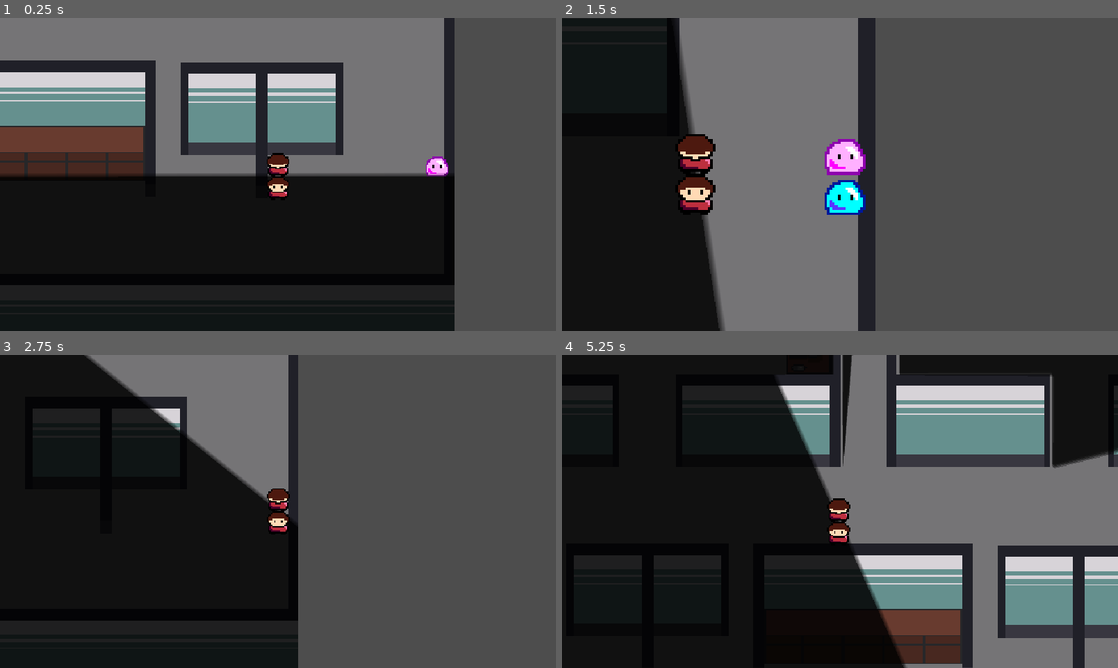
Above: before the commit, frames 1-4 (two rows, left to right).
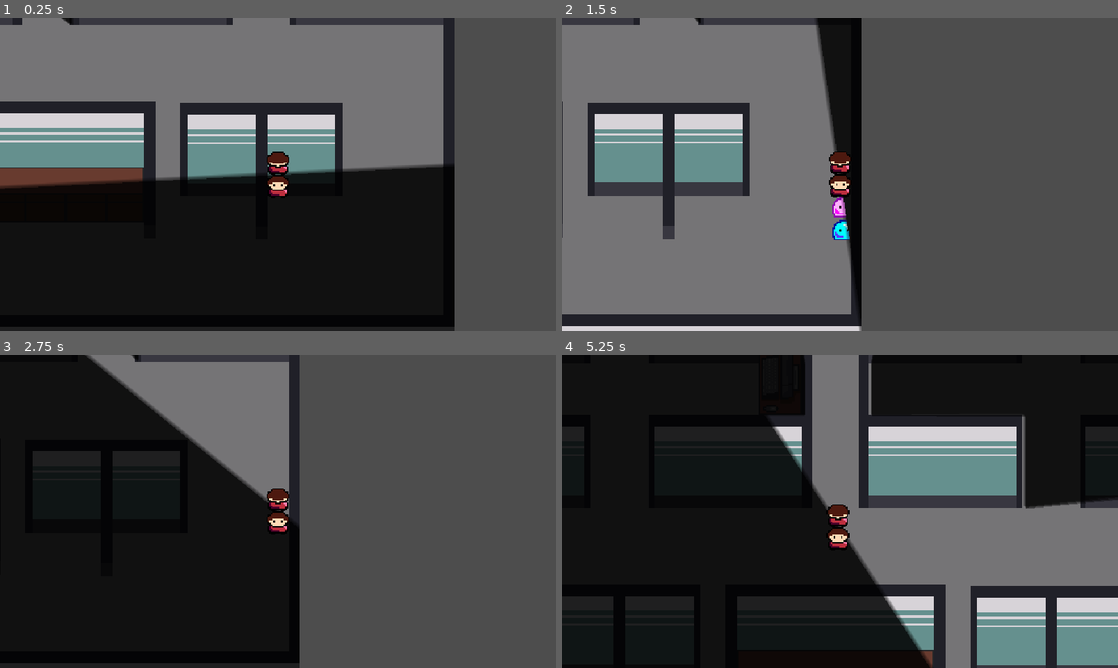
Above: after the commit, the same moments.

Repository: ygda-org/brackeys-26.2
Game: Godot game, scene res://main/main.tscn
Two runs of this game, one before a commit and one after it. Both use one fixed random seed, a clock stepped at 60 frames per second and the inputs below. Sound files missing from this copy of the repository are replaced by a short silence.
Inputs (mouse positions are in pixels of both pictures, inside the frame that each line leads up to):
- Up to frame 1 (0.25 s): no input
- Up to frame 2 (1.5 s): move the mouse to (962, 158) at 0.52 s; hold D (right) 0.53-1.28 s; click (962, 158) at 0.6 s; move the mouse to (728, 190) at 1.27 s; hold S (down) from 1.28 s (still down); click (728, 190) at 1.35 s
- Up to frame 3 (2.75 s): move the mouse to (333, 442) at 2.02 s; release S (down) at 2.03 s; hold D (right) from 2.03 s (still down); click (333, 442) at 2.1 s
- Up to frame 4 (5.25 s): move the mouse to (812, 574) at 2.77 s; release D (right) at 2.78 s; hold W (up) 2.78-3.53 s; click (812, 574) at 2.85 s; move the mouse to (1006, 558) at 3.52 s; hold A (left) 3.53-5.03 s; click (1006, 558) at 3.6 s; move the mouse to (673, 464) at 4.27 s; click (673, 464) at 4.35 s; move the mouse to (867, 511) at 5.02 s; hold S (down) from 5.03 s (still down); click (867, 511) at 5.1 s

The runs differ from the first frame. In frame 1, 22% of the frame differs, in the area x 0-82%, y 0-95%; in frame 2, 35%; in frame 3, 1.7%; in frame 4, 35%, in the area x 0-100%, y 0-100%.

Commit message:
main menu, i messed up the ygda intro but i must sleep

Diff:
--- a/globals/sfx_manager/sfx_player.gd
+++ b/globals/sfx_manager/sfx_player.gd
@@ -23,6 +23,8 @@
 ## List of all sounds. Add a new id here when you add a new sound.
 enum Id {
 	BUTTON_CLICK,
+	BUTTON_HOVER,
+	YGDA_STING,
 }
 
 ## [code]TRUE[/code]: Print debug messages [br]
--- a/globals/sfx_manager/sfx_player.tscn
+++ b/globals/sfx_manager/sfx_player.tscn
@@ -3,16 +3,33 @@
 [ext_resource type="Script" uid="uid://cqwnexy7ffl0g" path="res://globals/sfx_manager/sfx_player.gd" id="1_d6bbf"]
 [ext_resource type="Script" uid="uid://brt0dygmwve00" path="res://globals/sfx_manager/sfx_settings.gd" id="2_xmiic"]
 [ext_resource type="AudioStream" uid="uid://345kk1rag2l5" path="res://assets/sfx/button_click.mp3" id="3_4xqb4"]
+[ext_resource type="AudioStream" uid="uid://c750oubw2vrjf" path="res://assets/sfx/button_hover.wav" id="4_4xqb4"]
+[ext_resource type="AudioStream" uid="uid://cpk800notmles" path="res://assets/sfx/ygda_sting.wav" id="5_o2cuk"]
 
 [sub_resource type="Resource" id="Resource_d6bbf"]
 script = ExtResource("2_xmiic")
-bus = "Master"
+bus = "SFX"
 stream = ExtResource("3_4xqb4")
+metadata/_custom_type_script = "uid://brt0dygmwve00"
+
+[sub_resource type="Resource" id="Resource_o2cuk"]
+script = ExtResource("2_xmiic")
+bus = "SFX"
+stream = ExtResource("4_4xqb4")
+min_delay = 0.05
+metadata/_custom_type_script = "uid://brt0dygmwve00"
+
+[sub_resource type="Resource" id="Resource_aso10"]
+script = ExtResource("2_xmiic")
+bus = "SFX"
+stream = ExtResource("5_o2cuk")
 metadata/_custom_type_script = "uid://brt0dygmwve00"
 
 [node name="SfxPlayer" type="Node" unique_id=1859485083]
 process_mode = 3
 script = ExtResource("1_d6bbf")
 id_to_setting = Dictionary[int, ExtResource("2_xmiic")]({
-0: SubResource("Resource_d6bbf")
+0: SubResource("Resource_d6bbf"),
+1: SubResource("Resource_o2cuk"),
+2: SubResource("Resource_aso10")
 })
--- a/player/player.tscn
+++ b/player/player.tscn
@@ -11,7 +11,8 @@
 point_count = 2
 
 [sub_resource type="CapsuleShape2D" id="CapsuleShape2D_rkbax"]
-radius = 7.0
+radius = 0.5
+height = 1.0
 
 [sub_resource type="CanvasItemMaterial" id="CanvasItemMaterial_rkbax"]
 light_mode = 1
@@ -31,6 +32,11 @@
 acceleration_curve = SubResource("Curve_u52ul")
 
 [node name="CollisionShape2D" type="CollisionShape2D" parent="." unique_id=1614029055]
+position = Vector2(-7, 15)
+shape = SubResource("CapsuleShape2D_rkbax")
+
+[node name="CollisionShape2D2" type="CollisionShape2D" parent="." unique_id=44287828]
+position = Vector2(7, 15)
 shape = SubResource("CapsuleShape2D_rkbax")
 
 [node name="Sprite2D" type="Sprite2D" parent="." unique_id=194300464]
--- a/project.godot
+++ b/project.godot
@@ -14,6 +14,10 @@
 run/main_scene="uid://b7hx7eym7wpfj"
 config/features=PackedStringArray("4.7", "GL Compatibility")
 config/icon="res://assets/icon.svg"
+
+[audio]
+
+buses/default_bus_layout="uid://civojg7jv4knk"
 
 [autoload]
 
--- /dev/null
+++ b/ui/main_menu/main_menu.gd
@@ -0,0 +1,56 @@
+extends Control
+
+const button_grow_amount = 0.05
+
+# Called when the node enters the scene tree for the first time.
+func _ready():
+
+	ygda_intro()
+
+	$Menu/Play.pressed.connect(button_pressed.bind($Menu/Play))
+	$Menu/Settings.pressed.connect(button_pressed.bind($Menu/Settings))
+	$Menu/Credits.pressed.connect(button_pressed.bind($Menu/Credits))
+
+	$Menu/Play.mouse_entered.connect(button_entered.bind($Menu/Play))
+	$Menu/Settings.mouse_entered.connect(button_entered.bind($Menu/Settings))
+	$Menu/Credits.mouse_entered.connect(button_entered.bind($Menu/Credits))
+
+	$Menu/Play.mouse_exited.connect(button_exited.bind($Menu/Play))
+	$Menu/Settings.mouse_exited.connect(button_exited.bind($Menu/Settings))
+	$Menu/Credits.mouse_exited.connect(button_exited.bind($Menu/Credits))
+
+func button_pressed(button : Button):
+	SFX.play(SFX.Id.BUTTON_CLICK)
+	var tween : Tween = button.create_tween()
+	tween.tween_property(button, "scale", Vector2(1 - button_grow_amount,1 - button_grow_amount), 0.025)
+	tween.tween_interval(0.1)
+	tween.tween_property(button, "scale", Vector2(1,1), 0.025)
+	SFX.play(SFX.Id.BUTTON_CLICK)
+	await get_tree().create_timer(0.25).timeout
+
+func button_entered(button : Button):
+	SFX.play(SFX.Id.BUTTON_HOVER)
+	var tween : Tween = button.create_tween()
+	tween.tween_property(button, "scale", Vector2(1 + button_grow_amount,1 + button_grow_amount), 0.05)
+
+
+func button_exited(button : Button):
+	var tween : Tween = button.create_tween()
+	tween.tween_property(button, "scale", Vector2(1.0,1.0), 0.05)
+
+func ygda_intro():
+	var ygda_logo = $YGDAIntro/YGDALogo
+	var color_rect = $YGDAIntro/ColorRect
+	ygda_logo.visible = true
+	color_rect.self_modulate = Color(1.0, 1.0, 1.0, 0.0)
+	SFX.play(SFX.Id.YGDA_STING)
+	var tween_opening = get_tree().create_tween()
+	tween_opening.tween_property(color_rect, "self_modulate", Color(1.0, 1.0, 1.0, 1.0), 1.0).set_trans(Tween.TRANS_SINE)
+	await get_tree().create_timer(1.41).timeout
+	ygda_logo.play("default")
+	await get_tree().create_timer(2.59).timeout
+	var tween_closing = get_tree().create_tween()
+	tween_closing.tween_property(color_rect, "self_modulate", Color(1.0, 1.0, 1.0, 0.0), 1.0).set_trans(Tween.TRANS_SINE)
+	tween_closing.parallel().tween_property(color_rect, "self_modulate", Color(1.0, 1.0, 1.0, 0.0), 1.0).set_trans(Tween.TRANS_SINE)
+	await get_tree().create_timer(1.41).timeout
+	ygda_logo.visible = false
--- /dev/null
+++ b/ui/main_menu/main_menu.tscn
@@ -0,0 +1,134 @@
+[gd_scene format=3 uid="uid://chx5r6nxm8j6b"]
+
+[ext_resource type="Script" uid="uid://dll7ep3f86h36" path="res://ui/main_menu/main_menu.gd" id="1_uhj5c"]
+[ext_resource type="Texture2D" uid="uid://bw5cp58qiifl7" path="res://assets/main_menu/ygda_logo.png" id="2_mu8pm"]
+
+[sub_resource type="AtlasTexture" id="AtlasTexture_omy8q"]
+atlas = ExtResource("2_mu8pm")
+region = Rect2(0, 0, 192, 128)
+
+[sub_resource type="AtlasTexture" id="AtlasTexture_i5wg5"]
+atlas = ExtResource("2_mu8pm")
+region = Rect2(192, 0, 192, 128)
+
+[sub_resource type="AtlasTexture" id="AtlasTexture_3c04x"]
+atlas = ExtResource("2_mu8pm")
+region = Rect2(0, 128, 192, 128)
+
+[sub_resource type="AtlasTexture" id="AtlasTexture_joh67"]
+atlas = ExtResource("2_mu8pm")
+region = Rect2(192, 128, 192, 128)
+
+[sub_resource type="AtlasTexture" id="AtlasTexture_u184e"]
+atlas = ExtResource("2_mu8pm")
+region = Rect2(0, 256, 192, 128)
+
+[sub_resource type="AtlasTexture" id="AtlasTexture_6mijq"]
+atlas = ExtResource("2_mu8pm")
+region = Rect2(192, 256, 192, 128)
+
+[sub_resource type="AtlasTexture" id="AtlasTexture_w2r0d"]
+atlas = ExtResource("2_mu8pm")
+region = Rect2(0, 384, 192, 128)
+
+[sub_resource type="AtlasTexture" id="AtlasTexture_4e78x"]
+atlas = ExtResource("2_mu8pm")
+region = Rect2(192, 384, 192, 128)
+
+[sub_resource type="SpriteFrames" id="SpriteFrames_jwd6l"]
+animations = [{
+"frames": [{
+"duration": 1.0,
+"texture": SubResource("AtlasTexture_omy8q")
+}, {
+"duration": 1.0,
+"texture": SubResource("AtlasTexture_i5wg5")
+}, {
+"duration": 1.0,
+"texture": SubResource("AtlasTexture_3c04x")
+}, {
+"duration": 1.0,
+"texture": SubResource("AtlasTexture_joh67")
+}, {
+"duration": 1.0,
+"texture": SubResource("AtlasTexture_u184e")
+}, {
+"duration": 1.0,
+"texture": SubResource("AtlasTexture_6mijq")
+}, {
+"duration": 1.0,
+"texture": SubResource("AtlasTexture_w2r0d")
+}, {
+"duration": 1.0,
+"texture": SubResource("AtlasTexture_4e78x")
+}],
+"loop": 1,
+"name": &"default",
+"speed": 4.0
+}]
+
+[node name="MainMenu" type="Control" unique_id=849729289]
+layout_mode = 3
+anchors_preset = 15
+anchor_right = 1.0
+anchor_bottom = 1.0
+grow_horizontal = 2
+grow_vertical = 2
+script = ExtResource("1_uhj5c")
+
+[node name="Menu" type="Control" parent="." unique_id=961775433]
+anchors_preset = 0
+offset_right = 40.0
+offset_bottom = 40.0
+
+[node name="Label" type="Label" parent="Menu" unique_id=464848701]
+layout_mode = 0
+offset_left = 283.0
+offset_top = 70.0
+offset_right = 903.0
+offset_bottom = 127.0
+text = "get employed simulator :kirb_fear:"
+
+[node name="Play" type="Button" parent="Menu" unique_id=1017084620]
+layout_mode = 0
+offset_left = 302.0
+offset_top = 134.0
+offset_right = 545.0
+offset_bottom = 267.0
+pivot_offset_ratio = Vector2(0.5, 0.5)
+text = "get a job application "
+
+[node name="Settings" type="Button" parent="Menu" unique_id=902080140]
+layout_mode = 0
+offset_left = 391.0
+offset_top = 323.0
+offset_right = 488.0
+offset_bottom = 354.0
+pivot_offset_ratio = Vector2(0.5, 0.5)
+text = "twek seting"
+
+[node name="Credits" type="Button" parent="Menu" unique_id=135155419]
+layout_mode = 0
+offset_left = 271.0
+offset_top = 383.0
+offset_right = 610.0
+offset_bottom = 466.0
+pivot_offset_ratio = Vector2(0.5, 0.5)
+text = "see what nerds got employed on this game"
+
+[node name="YGDAIntro" type="Control" parent="." unique_id=2046822149]
+anchors_preset = 0
+offset_right = 40.0
+offset_bottom = 40.0
+
+[node name="YGDALogo" type="AnimatedSprite2D" parent="YGDAIntro" unique_id=855380541]
+z_index = 1
+position = Vector2(480, 270)
+scale = Vector2(2, 2)
+sprite_frames = SubResource("SpriteFrames_jwd6l")
+
+[node name="ColorRect" type="ColorRect" parent="YGDAIntro" unique_id=1011181919]
+layout_mode = 0
+offset_right = 960.0
+offset_bottom = 540.0
+color = Color(0, 0, 0, 1)
Binary file added: assets/main_menu/ygda_logo.png
Not shown, added: assets/main_menu/ygda_logo.png.import
Not shown, added: assets/sfx/ygda_sting.wav.import
Not shown, added: ui/main_menu/main_menu.gd.uid
Not shown, changed: assets/.DS_Store
Not shown, added: assets/sfx/ygda_sting.wav
